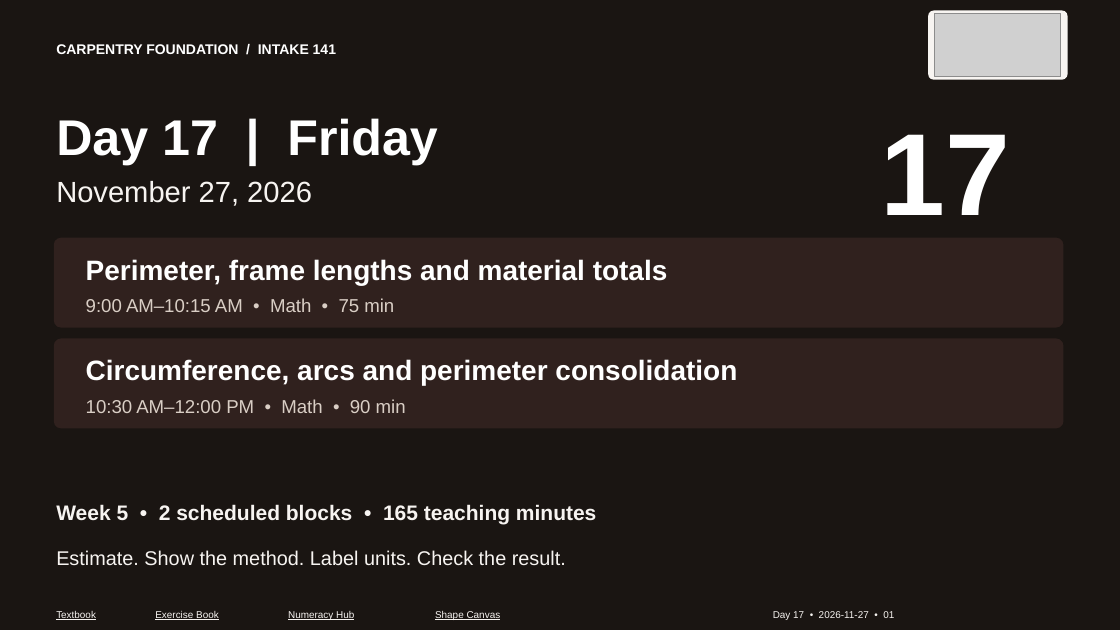
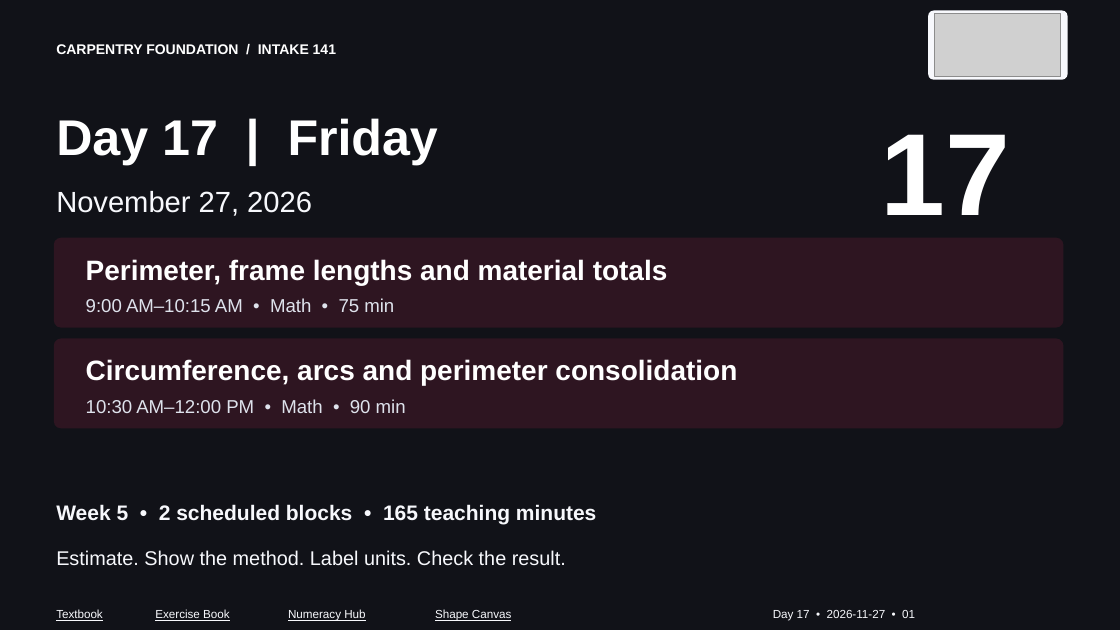
Before and after one commit to GOSTROGIS/access-trades-numeracy, a slide deck: slide 1 of carpentry/intake-141/PowerPoint/Day-17_2026-11-27_Week-5.pptx. Drawn at 1120x630 pixels with LibreOffice and Linux fonts; fonts in the diff are those of the drawing; grey boxes stand for pictures. Boxes give left, top, right and bottom in pixels: in the first picture for what was removed or moved away, otherwise in the second. Text is boxed around its words. In the diff, an @@ line names an element or a change of style, - is before the commit and + after.

Commit message:
Fix slide layout collisions and strengthen colour contrast

```diff
--- a/carpentry/intake-141/PowerPoint/Day-17_2026-11-27_Week-5.pptx
+++ b/carpentry/intake-141/PowerPoint/Day-17_2026-11-27_Week-5.pptx
@@ background #1A1512 to #111218 @@
@@ text "November 27, 2026": place and size @@
-text "November 27, 2026" at bbox=[56, 181, 312, 206]
+text "November 27, 2026" at bbox=[56, 191, 312, 216]
@@ text "November 27, 2026" at bbox=[56, 191, 312, 216]: text colour #F7F4F1 to #F7F8FC @@
@@ rounded rectangle at bbox=[54, 238, 1064, 328]: fill #30211E to #2E1521 @@
@@ text "9:00 AM–10:15 AM • Math ..." at bbox=[86, 298, 394, 312]: text colour #D9CEC5 to #DEE2EC @@
@@ rounded rectangle at bbox=[54, 339, 1064, 429]: fill #30211E to #2E1521 @@
@@ text "10:30 AM–12:00 PM • Math ..." at bbox=[86, 399, 406, 413]: text colour #D9CEC5 to #DEE2EC @@
@@ size 8.5 to 10 pt, text colour #F7F4F1 to #F7F8FC; less space between paragraphs in 5 elements at bbox=[288, 609, 365, 621], bbox=[435, 609, 511, 621], bbox=[155, 609, 230, 621], bbox=[56, 609, 103, 621], bbox=[773, 610, 915, 621] @@
```
Also in this commit, not shown: 42 other slides changed, 51 other files.
